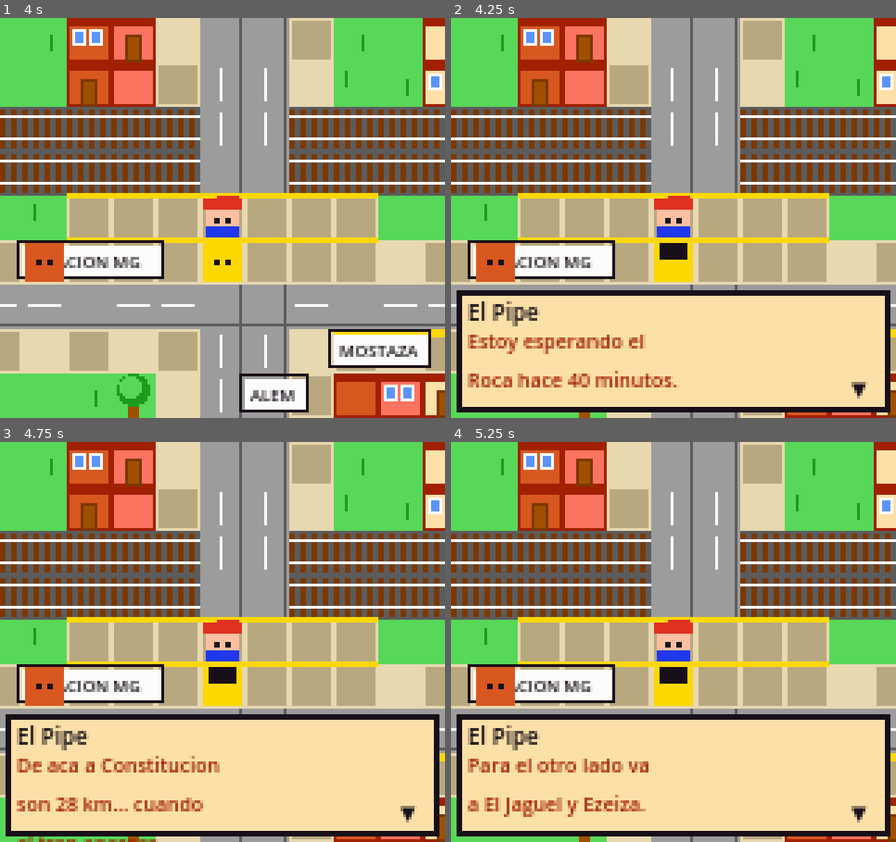
Above: before the commit, frames 1-4 (two rows, left to right).
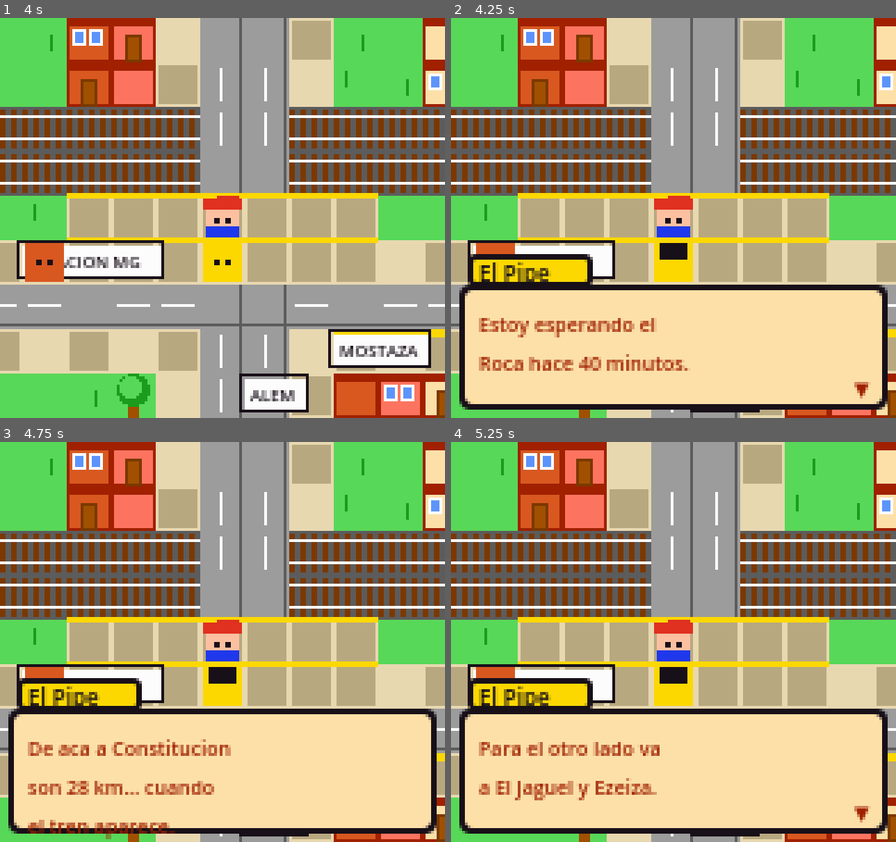
Above: after the commit, the same moments.

Repository: katastudio/TinyMont
Game: Godot game, scene res://scenes/main.tscn
Two runs of this game, one before a commit and one after it. Both use one fixed random seed, a clock stepped at 60 frames per second and the inputs below.
Inputs:
- Up to frame 1 (4 s): tap Enter at 0.5, 0.8, 1.35, 3.05, 3.5, 3.6 s; hold Up (move_up) 0.53-2.03 s; tap Z (interact) at 0.6, 2.3, 2.85 s; tap Space at 0.77, 1.07, 1.52, 1.55, 1.82, 2.1, 2.75, 3.02, 3.32, 3.77, 3.8 s; hold Left (move_left) 2.03-3.53 s; hold Down (move_down) from 3.53 s (still down)
- Up to frame 2 (4.25 s): keep holding Down (move_down); tap Space at 4.07 s
- Up to frame 3 (4.75 s): release Down (move_down) at 4.28 s; hold Right (move_right) from 4.28 s (still down); tap Z (interact) at 4.35 s; tap Space at 4.52 s
- Up to frame 4 (5.25 s): tap Space at 4.82 s; release Right (move_right) at 5.03 s; hold Up (move_up) from 5.03 s (still down); tap Enter at 5.1 s

Frame 1 is identical in both runs. In frame 2, 11% of the frame differs, in the area x 1-99%, y 59-99%; in frame 3, 11%, in the area x 1-99%, y 59-100%; in frame 4, 10%.

Commit message:
[mvp-0.1.0] Rediseno del cuadro de dialogo (interface-design craft)
- Nameplate tenido con el color del personaje que habla, con tinta de contraste auto
- Marco doble (frame oscuro + interior pergamino) estilo Game Boy
- Jerarquia nombre/cuerpo + indicador de avance parpadeante
- Color del hablante fluye NPC -> GameManager.start_dialog -> dialog_box.show_dialog

Diff:
--- a/scripts/autoload/game_manager.gd
+++ b/scripts/autoload/game_manager.gd
@@ -36,11 +36,11 @@
 	InputMap.action_add_event(action_name, event)
 
 
-func start_dialog(speaker_name: String, lines: Array):
+func start_dialog(speaker_name: String, lines: Array, color: Color = Color.WHITE):
 	is_dialog_active = true
 	dialog_started.emit()
 	if dialog_box:
-		dialog_box.show_dialog(speaker_name, lines)
+		dialog_box.show_dialog(speaker_name, lines, color)
 
 
 func end_dialog():
--- a/scripts/npc/npc.gd
+++ b/scripts/npc/npc.gd
@@ -32,4 +32,4 @@
 		facing = Vector2.DOWN if dir.y > 0 else Vector2.UP
 	queue_redraw()
 
-	GameManager.start_dialog(npc_name, dialog_lines)
+	GameManager.start_dialog(npc_name, dialog_lines, npc_color)
--- a/scripts/ui/dialog_box.gd
+++ b/scripts/ui/dialog_box.gd
@@ -1,5 +1,8 @@
 extends CanvasLayer
-
+## Textbox estilo Game Boy con craft:
+## - marco doble (frame oscuro + interior pergamino)
+## - nameplate teñido con el color del personaje que habla (tinta de contraste auto)
+## - jerarquía nombre/cuerpo + indicador de avance que parpadea
 
 const TYPE_SPEED := 0.03
 
@@ -10,8 +13,11 @@
 var full_text: String = ""
 var shown_text: String = ""
 var type_timer: float = 0.0
+var speaker_color: Color = Pal.WHITE
+var _blink: float = 0.0
 
-var panel: Panel
+var inner: Panel
+var name_plate: Panel
 var name_label: Label
 var text_label: Label
 var indicator: Label
@@ -30,52 +36,94 @@
 	root.mouse_filter = Control.MOUSE_FILTER_IGNORE
 	add_child(root)
 
-	panel = Panel.new()
-	panel.anchor_left = 0.0
-	panel.anchor_right = 1.0
-	panel.anchor_top = 1.0
-	panel.anchor_bottom = 1.0
-	panel.offset_top = -46.0
-	panel.offset_left = 2.0
-	panel.offset_right = -2.0
-	panel.offset_bottom = -2.0
+	# Marco exterior (frame oscuro)
+	var frame = Panel.new()
+	frame.anchor_top = 1.0
+	frame.anchor_bottom = 1.0
+	frame.anchor_right = 1.0
+	frame.offset_top = -48.0
+	frame.offset_left = 3.0
+	frame.offset_right = -3.0
+	frame.offset_bottom = -3.0
+	var fstyle = StyleBoxFlat.new()
+	fstyle.bg_color = Pal.BLACK
+	fstyle.set_corner_radius_all(4)
+	frame.add_theme_stylebox_override("panel", fstyle)
+	root.add_child(frame)
 
-	var style = StyleBoxFlat.new()
-	style.bg_color = Pal.WALL_TAN
-	style.border_color = Pal.BLACK
-	style.set_border_width_all(2)
-	style.set_content_margin_all(4)
-	panel.add_theme_stylebox_override("panel", style)
-	root.add_child(panel)
+	# Interior pergamino (inset 2px -> marco doble)
+	inner = Panel.new()
+	inner.set_anchors_preset(Control.PRESET_FULL_RECT)
+	inner.offset_left = 2.0
+	inner.offset_top = 2.0
+	inner.offset_right = -2.0
+	inner.offset_bottom = -2.0
+	var istyle = StyleBoxFlat.new()
+	istyle.bg_color = Pal.WALL_TAN
+	istyle.set_corner_radius_all(3)
+	istyle.set_content_margin_all(4)
+	inner.add_theme_stylebox_override("panel", istyle)
+	frame.add_child(inner)
 
-	name_label = Label.new()
-	name_label.position = Vector2(4, 2)
-	name_label.add_theme_color_override("font_color", Pal.BLACK)
-	name_label.add_theme_font_size_override("font_size", 8)
-	panel.add_child(name_label)
-
+	# Cuerpo de texto (tinta marrón sobre pergamino)
 	text_label = Label.new()
-	text_label.position = Vector2(4, 13)
-	text_label.size = Vector2(148, 28)
+	text_label.position = Vector2(5, 7)
+	text_label.size = Vector2(146, 34)
 	text_label.add_theme_color_override("font_color", Pal.BRICK_DK)
 	text_label.add_theme_font_size_override("font_size", 7)
 	text_label.autowrap_mode = TextServer.AUTOWRAP_WORD_SMART
-	panel.add_child(text_label)
+	inner.add_child(text_label)
 
+	# Indicador de avance (parpadea)
 	indicator = Label.new()
-	indicator.position = Vector2(142, 30)
+	indicator.position = Vector2(140, 30)
 	indicator.text = "▼"
-	indicator.add_theme_color_override("font_color", Pal.BLACK)
+	indicator.add_theme_color_override("font_color", Pal.BRICK_DK)
 	indicator.add_theme_font_size_override("font_size", 7)
 	indicator.visible = false
-	panel.add_child(indicator)
+	inner.add_child(indicator)
+
+	# Nameplate: tab coloreado con el color del hablante, montado sobre el marco
+	name_plate = Panel.new()
+	name_plate.anchor_top = 1.0
+	name_plate.anchor_bottom = 1.0
+	name_plate.offset_top = -59.0
+	name_plate.offset_bottom = -47.0
+	name_plate.offset_left = 6.0
+	name_plate.offset_right = 60.0
+	root.add_child(name_plate)
+
+	name_label = Label.new()
+	name_label.position = Vector2(4, 1)
+	name_label.add_theme_font_size_override("font_size", 8)
+	name_plate.add_child(name_label)
 
 
-func show_dialog(speaker: String, lines: Array):
+func _ink_for(c: Color) -> Color:
+	# Tinta de contraste según luminancia del fondo
+	var l = 0.299 * c.r + 0.587 * c.g + 0.114 * c.b
+	return Pal.BLACK if l > 0.55 else Pal.WHITE
+
+
+func show_dialog(speaker: String, lines: Array, color: Color = Pal.WHITE):
 	current_lines = lines
+	speaker_color = color
 	line_index = 0
 	visible = true
+
+	# Nameplate teñido + ancho según el nombre
+	var ink = _ink_for(color)
+	var plate_style = StyleBoxFlat.new()
+	plate_style.bg_color = color
+	plate_style.border_color = Pal.BLACK
+	plate_style.set_border_width_all(2)
+	plate_style.set_corner_radius_all(2)
+	plate_style.set_content_margin_all(2)
+	name_plate.add_theme_stylebox_override("panel", plate_style)
+	name_plate.offset_right = 6.0 + speaker.length() * 5.0 + 10.0
 	name_label.text = speaker
+	name_label.add_theme_color_override("font_color", ink)
+
 	_show_line()
 
 
@@ -105,15 +153,17 @@
 		text_label.text = shown_text
 		if char_index >= full_text.length():
 			is_typing = false
-			indicator.visible = true
+		indicator.visible = false
+	else:
+		# Indicador de avance parpadeante
+		_blink += delta
+		indicator.visible = fmod(_blink, 0.7) < 0.45
 
 	if Input.is_action_just_pressed("interact"):
 		if is_typing:
-			# Show full text immediately
 			shown_text = full_text
 			text_label.text = shown_text
 			is_typing = false
-			indicator.visible = true
 		else:
 			line_index += 1
 			_show_line()
Not shown, added: tools/shot.gd.uid
Not shown, changed: .gitignore
